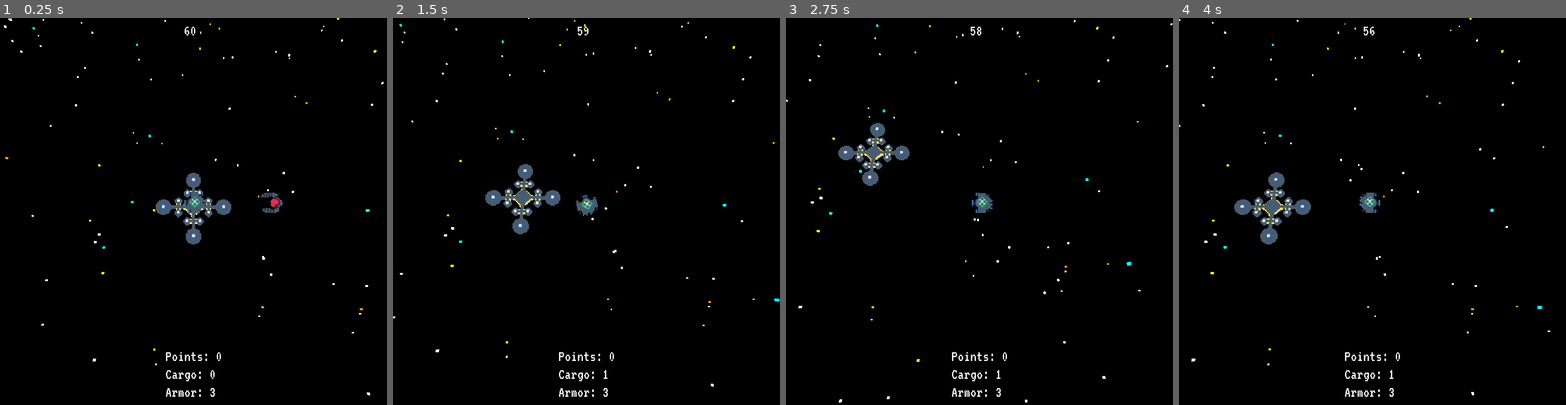
Above: before the commit, frames 1-4 (left to right).
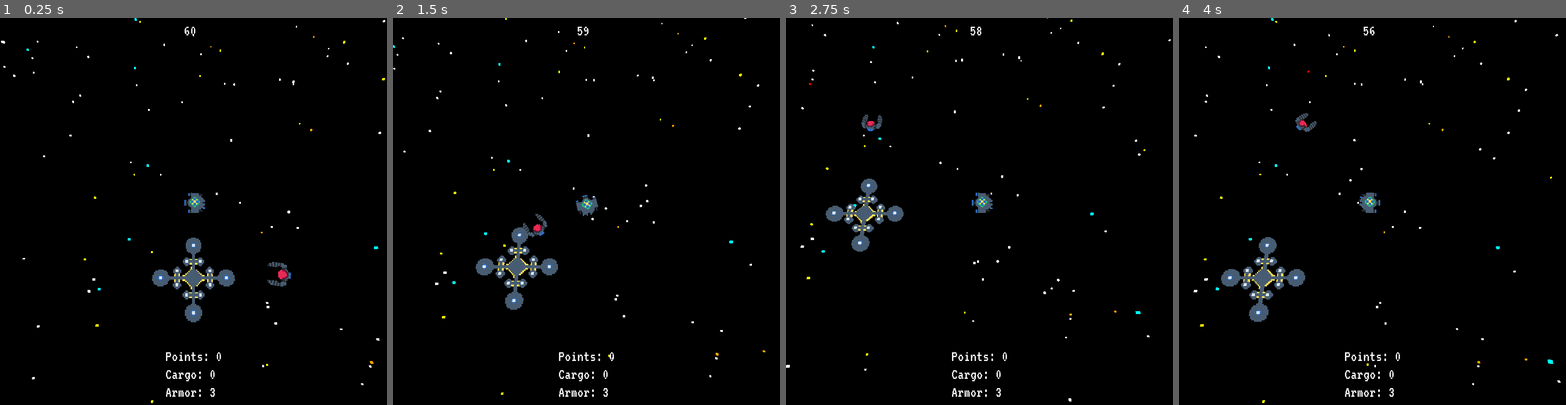
Above: after the commit, the same moments.

Repository: the-g-force/2022-January
Game: Godot game, scene res://World/World.tscn
The game is run twice, just before and just after one commit, with the same random seed, the same clock (stepped at 60 frames per second) and the same inputs.
Inputs (mouse positions are in pixels of both pictures, inside the frame that each line leads up to):
- Up to frame 1 (0.25 s): no input
- Up to frame 2 (1.5 s): move the mouse to (671, 192) at 0.52 s; hold D (move_right) 0.53-1.28 s; tap Space (fire) at 0.6, 1.35 s; click (671, 192) at 0.67 s; move the mouse to (509, 230) at 1.27 s; hold S (move_down) from 1.28 s (still down)
- Up to frame 3 (2.75 s): move the mouse to (1018, 126) at 2.02 s; release S (move_down) at 2.03 s; hold D (move_right) from 2.03 s (still down); tap Space (fire) at 2.1 s
- Up to frame 4 (4 s): move the mouse to (1353, 288) at 2.77 s; release D (move_right) at 2.78 s; hold W (move_up) 2.78-3.53 s; tap Space (fire) at 2.85, 3.6 s; click (1353, 288) at 2.92 s; move the mouse to (1488, 269) at 3.52 s; hold A (move_left) from 3.53 s (still down)

The runs differ from the first frame. In frame 1, 2.8% of the frame differs, in the area x 0-100%, y 0-100%; in frame 2, 2.8%; in frame 3, 2.5%; in frame 4, 3.0%, in the area x 0-99%, y 0-100%.

Commit message:
Make player start off station

Diff:
--- a/project/World/World.tscn
+++ b/project/World/World.tscn
@@ -31,6 +31,7 @@
 environment = SubResource( 1 )
 
 [node name="Player" parent="." instance=ExtResource( 1 )]
+transform = Transform( 1, 0, 0, 0, 1, 0, 0, 0, 1, 0, 0, -55.5174 )
 axis_lock_motion_y = true
 move_lock_y = true
 
